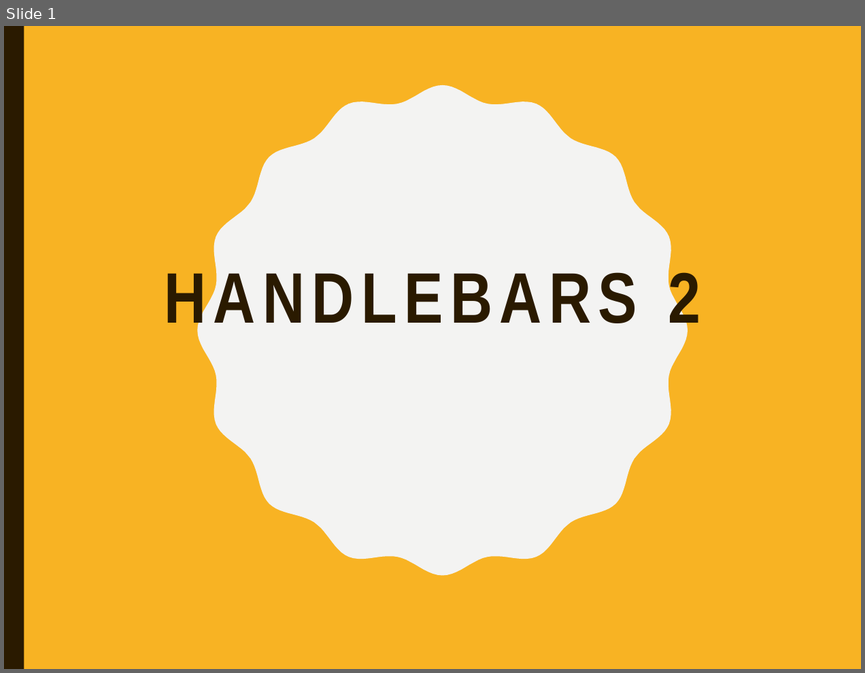
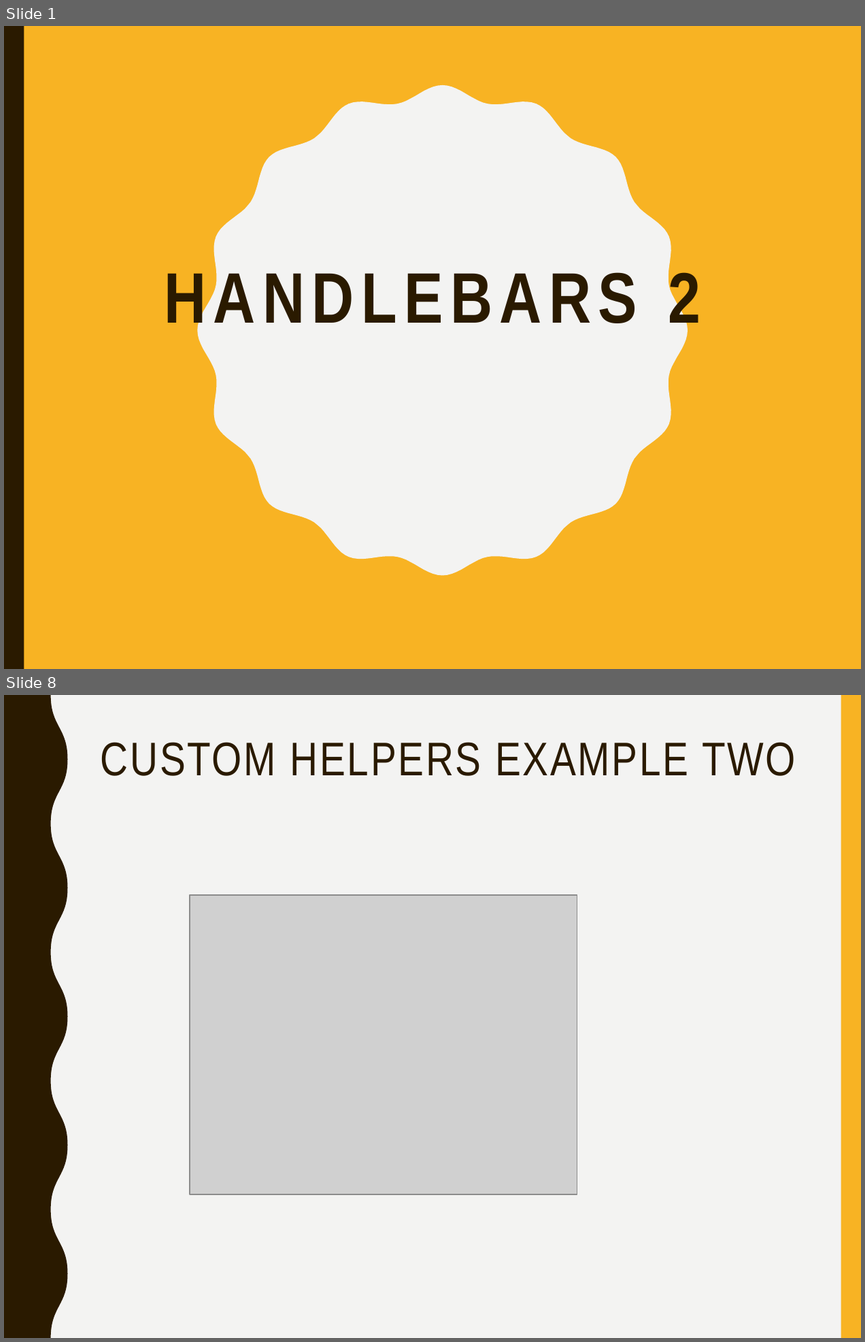
Before and after one commit to mlyngweb1/Website-Development-2-src, a slide deck: topic-10-Handlebars-2/talk-1/talk-1.pptx. Shown one above the other, each under a label of ours: slide 1 before the commit, slides 1 and 8 after it; the slides between them are not shown. The pictures are 865x673 and 865x1342 pixels, drawn with LibreOffice and Linux fonts; fonts in the diff are those of the drawing; grey boxes stand for pictures. Boxes give left, top, right and bottom in pixels: in the first picture for what was removed or moved away, otherwise in the second. Text is boxed around its words. In the diff, an @@ line names an element or a change of style, - is before the commit and + after.

```diff
--- a/topic-10-Handlebars-2/talk-1/talk-1.pptx
+++ b/topic-10-Handlebars-2/talk-1/talk-1.pptx
@@ slide 8 added at (4, 695, 861, 1338), background #F3F3F2 @@
@@ freeform shape added at (4, 695, 67, 1338), fill #2A1A00 @@
@@ rectangle added at (841, 695, 861, 1338), fill #F8B323 @@
@@ title added at (101, 742, 796, 776), 39.6 pt, text #2A1A00 @@
+CUSTOM HELPERS EXAMPLE TWO
@@ picture added at (190, 895, 577, 1193) @@
```
Also in this commit, not shown: 15 other slides added, 52 other files.
